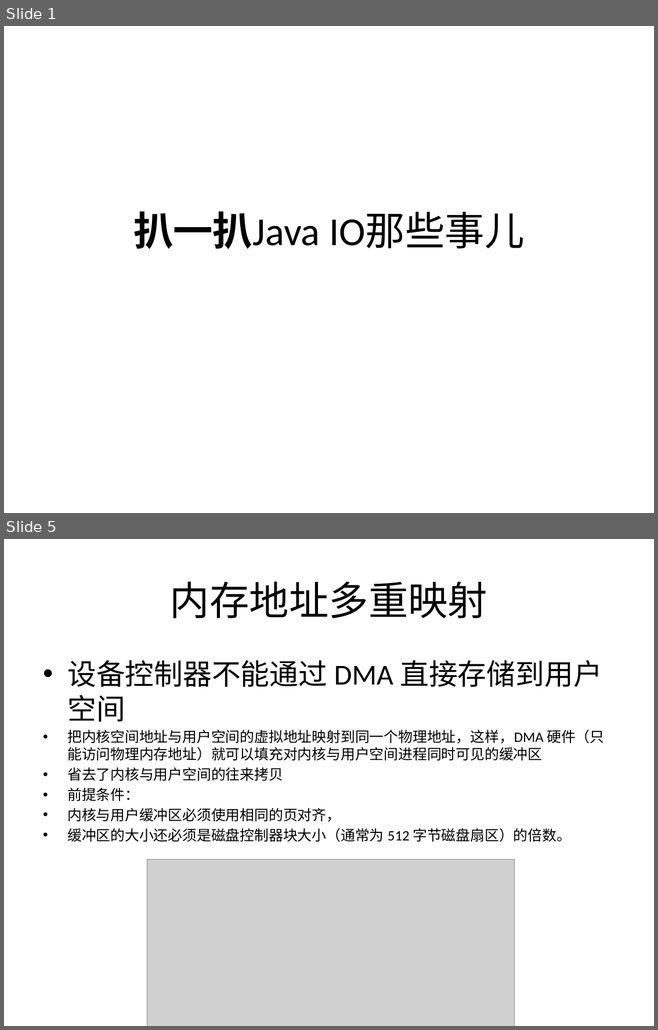
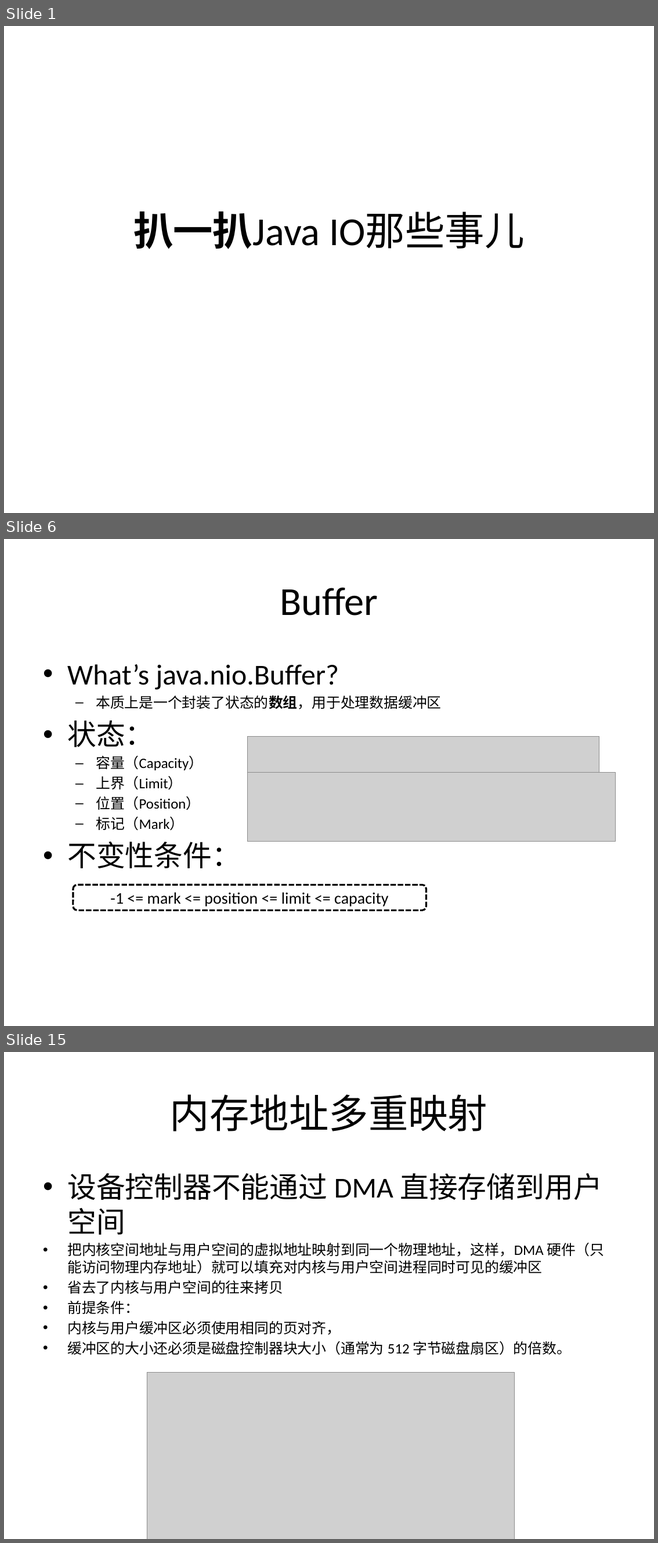
Before and after one commit to guhanjie/Knowledge-sharing, a slide deck: 扒一扒Java IO那些事儿.pptx. Shown one above the other, each under a label of ours: slides 1 and 5 before the commit, slides 1, 6 and 15 after it; the slides between them are not shown. The pictures are 658x1030 and 658x1543 pixels, drawn with LibreOffice and Linux fonts; fonts in the diff are those of the drawing; grey boxes stand for pictures. Boxes give left, top, right and bottom in pixels: in the first picture for what was removed or moved away, otherwise in the second. Text is boxed around its words. In the diff, an @@ line names an element or a change of style, - is before the commit and + after.

Commit message:
update java io

```diff
--- a/扒一扒Java IO那些事儿.pptx
+++ b/扒一扒Java IO那些事儿.pptx
@@ slide 6 added at (4, 539, 654, 1026), background #FFFFFF @@
@@ title added at (280, 587, 378, 616), 44 pt, text #000000 @@
+Buffer
@@ text added at (67, 664, 441, 868), 16 pt, text #000000 @@
+• What’s java.nio.Buffer?
+  – 本质上是一个封装了状态的数组，用于处理数据缓冲区
+• 状态：
+  – 容量（Capacity）
+  – 上界（Limit）
+  – 位置（Position）
+  – 标记（Mark）
+• 不变性条件：
@@ picture added at (247, 736, 599, 772) @@
@@ picture added at (247, 772, 615, 841) @@
@@ rounded rectangle added at (73, 885, 426, 910), fill #FFFFFF, outline #000000 2 pt dashed, 18 pt, text #000000 @@
+-1 <= mark <= position <= limit <= capacity
@@ what was slide 5 is now slide 15 @@
```
Also in this commit, not shown: 5 slides changed, 7 other slides added, 2 slides removed.
